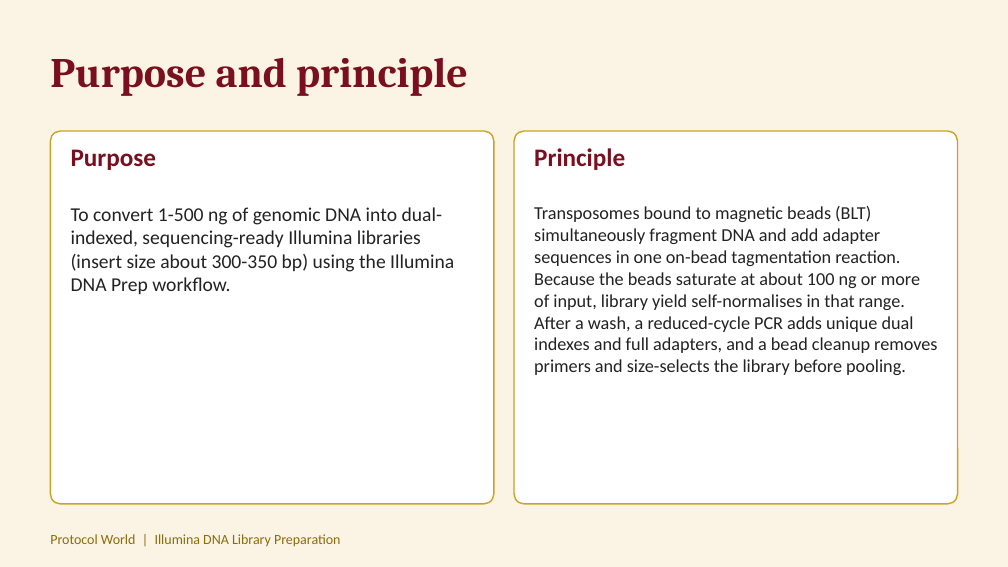
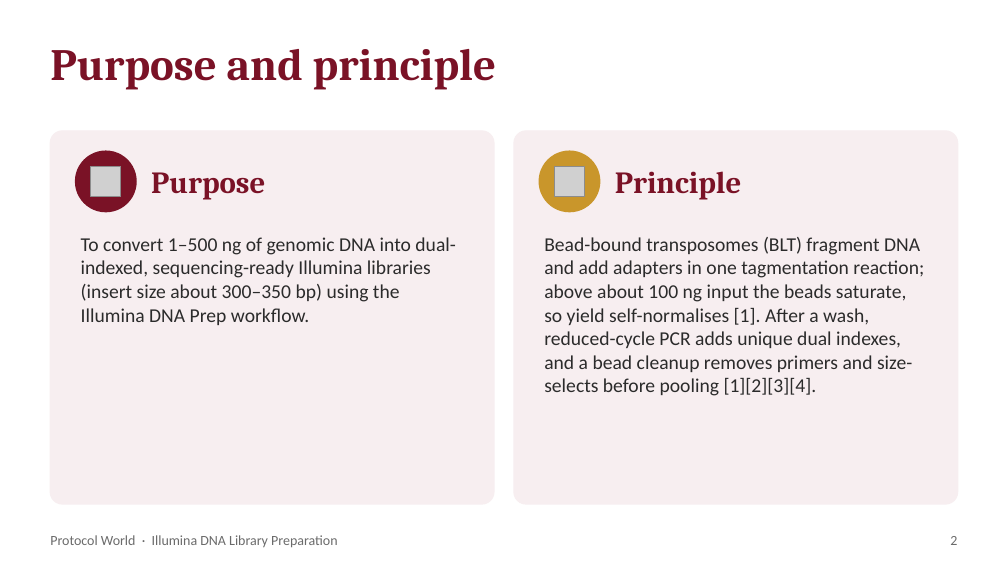
Before and after one commit to ProtocolWorld/ProtocolWorld, a slide deck: slide 2 of uploads/illumina-dna-library-preparation.pptx. Drawn at 1008x567 pixels with LibreOffice and Linux fonts; fonts in the diff are those of the drawing; grey boxes stand for pictures. Boxes give left, top, right and bottom in pixels: in the first picture for what was removed or moved away, otherwise in the second. Text is boxed around its words. In the diff, an @@ line names an element or a change of style, - is before the commit and + after.

```diff
--- a/uploads/illumina-dna-library-preparation.pptx
+++ b/uploads/illumina-dna-library-preparation.pptx
@@ background #FBF4E4 to #FFFFFF @@
@@ text "Purpose and principle" at (50, 49, 496, 90): size 30 to 32 pt, text colour #7A0F1F to #7A1226 @@
@@ rounded rectangle at (50, 131, 494, 504): fill #FFFFFF to #F7EEF0; outline #C9A227 1 pt to #F7EEF0 1 pt; proportions changed @@
@@ rounded rectangle at (514, 131, 958, 504): fill #FFFFFF to #F7EEF0; outline #C9A227 1 pt to #F7EEF0 1 pt; proportions changed @@
@@ ellipse added at (76, 151, 136, 212), fill #7A1226, outline #7A1226 1 pt @@
@@ picture added at (91, 166, 121, 197) @@
@@ text added at (151, 172, 265, 200), 22 pt, text #7A1226, bold @@
+Purpose
@@ ellipse added at (539, 151, 600, 212), fill #C9962B, outline #C9962B 1 pt @@
@@ picture added at (554, 166, 585, 197) @@
@@ text added at (615, 171, 742, 200), 22 pt, text #7A1226, bold @@
+Principle
@@ text at (81, 237, 456, 325): text changed; text colour #222222 to #2B2B2B @@
-Purpose
-To convert 1-500 ng of genomic DNA into dual-indexed, sequencing-ready Illumina libraries (insert size about 300-350 bp) using the Illumina DNA Prep workflow.
+To convert 1–500 ng of genomic DNA into dual-indexed, sequencing-ready Illumina libraries (insert size about 300–350 bp) using the Illumina DNA Prep workflow.
@@ text at (544, 237, 924, 396): text changed; size 13 to 14 pt; text colour #222222 to #2B2B2B @@
-Principle
-Transposomes bound to magnetic beads (BLT) simultaneously fragment DNA and add adapter sequences in one on-bead tagmentation reaction. Because the beads saturate at about 100 ng or more of input, library yield self-normalises in that range. After a wash, a reduced-cycle PCR adds unique dual indexes and full adapters, and a bead cleanup removes primers and size-selects the library before pooling.
+Bead-bound transposomes (BLT) fragment DNA and add adapters in one tagmentation reaction; above about 100 ng input the beads saturate, so yield self-normalises [1]. After a wash, reduced-cycle PCR adds unique dual indexes, and a bead cleanup removes primers and size-selects before pooling [1][2][3][4].
@@ text at (50, 535, 337, 547): text changed; text colour #8A6D0B to #6B6B6B @@
-Protocol World | Illumina DNA Library Preparation
+Protocol World · Illumina DNA Library Preparation
@@ text added at (950, 536, 957, 545), 10 pt, text #6B6B6B @@
+2
```
Also in this commit, not shown: 4 other slides changed, 7 slides added, 3 slides removed, 9 other files.
